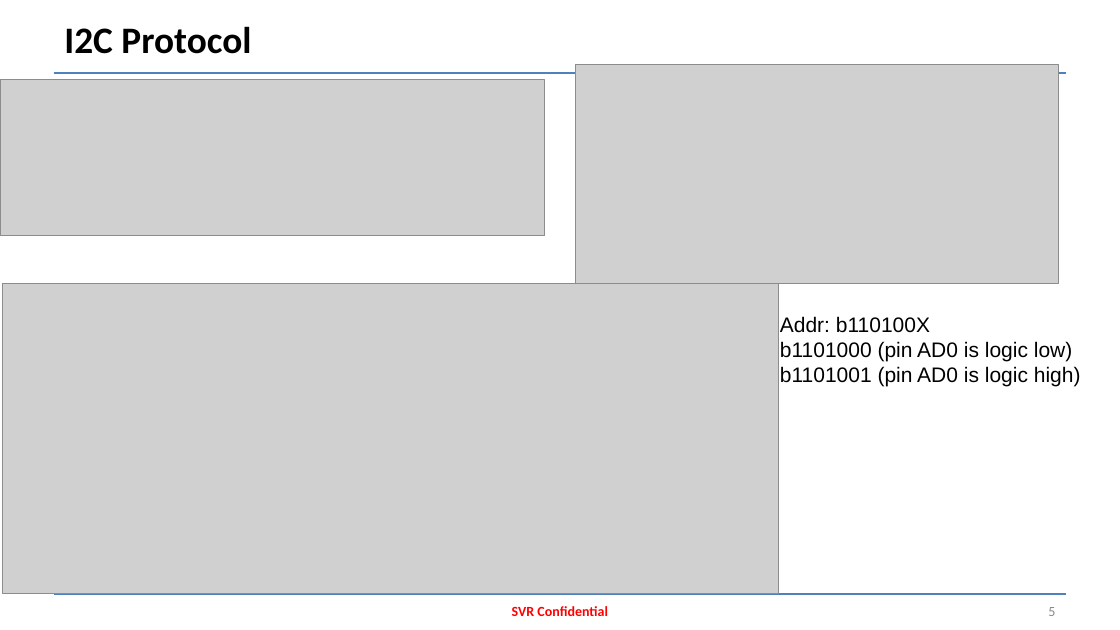
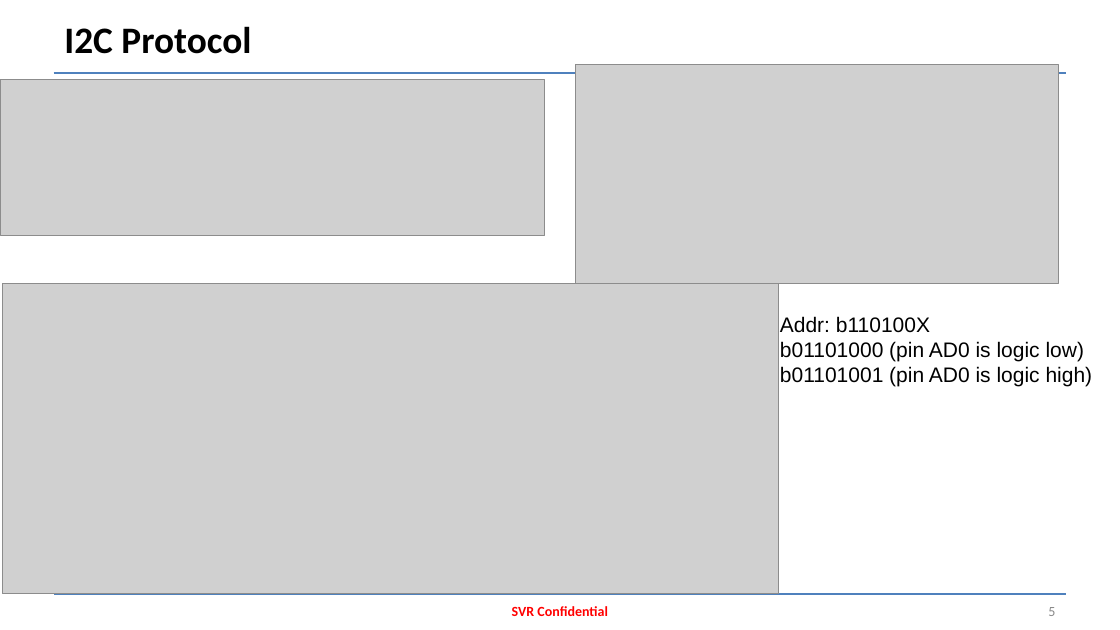
Before and after one commit to dzxxyhlZJU/HW-System, a slide deck: slide 5 of EE/Accel/Accel MPU-6050.pptx. Drawn at 1120x630 pixels with LibreOffice and Linux fonts; fonts in the diff are those of the drawing; grey boxes stand for pictures. Boxes give left, top, right and bottom in pixels: in the first picture for what was removed or moved away, otherwise in the second. Text is boxed around its words. In the diff, an @@ line names an element or a change of style, - is before the commit and + after.

```diff
--- a/EE/Accel/Accel MPU-6050.pptx
+++ b/EE/Accel/Accel MPU-6050.pptx
@@ text at <box>780,341,1093,386</box>: text changed @@
-b1101000 (pin AD0 is logic low)
-b1101001 (pin AD0 is logic high)
+b01101000 (pin AD0 is logic low)
+b01101001 (pin AD0 is logic high)
```
Also in this commit, not shown: 1 other slide changed, 5 other files.
